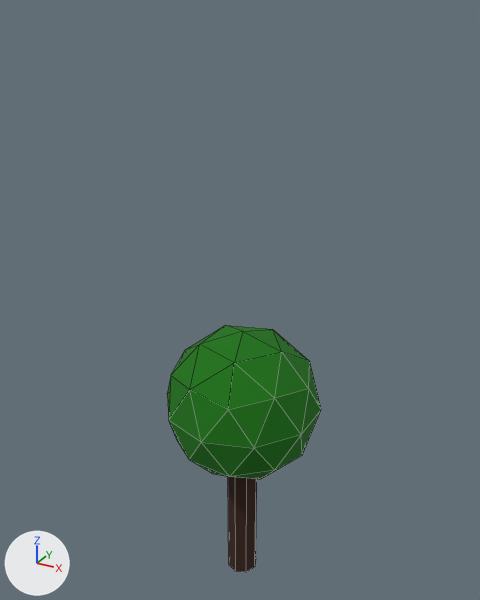
Two versions of the Blender file blender/tree.blend, one commit apart.
The view is the same before and after, from a 50 mm camera at (5.15, -9.47, 10.82) aimed at (-0.19, 0.24, 5.96). Lighting does not change. The marker at lower left points along +X, +Y and +Z. The picture after the commit comes second. Mesh edges are drawn as thin lines.
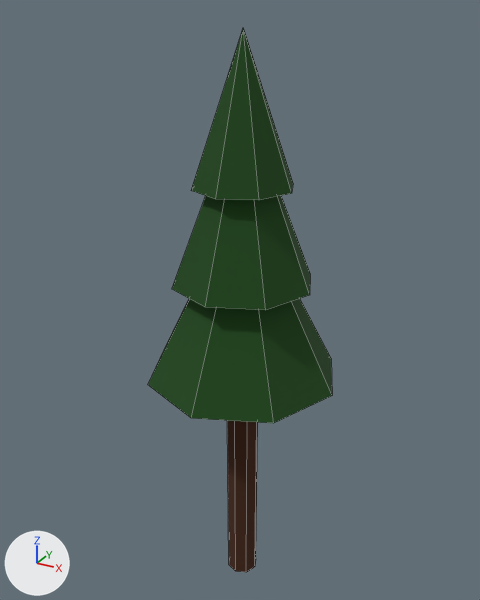
The newer file is also rescaled (x1.658), turned or shifted as a whole; pictures and numbers use the older file's frame.

Location of each change, [x1, y1, x2, y2] in pixels of the pictures (480 x 600 px):
'Icosphere', deleted (dark green)
    before: [167, 325, 321, 479]
'Cone.002', added (dark green)
    after: [148, 298, 332, 423]
'Cone.001', added (dark green)
    after: [172, 196, 310, 310]
'Cone', added (dark green)
    after: [191, 27, 293, 200]

What changed in the scene script:
```text
Change mat_material_002:
    mat_material_002.base_color: (0.00736, 0.169, 0.00298) -> (0.00977, 0.0628, 0.00666)  # dark green #15720a -> dark green #194713
Add me_cone_002:
    me_cone_002.from_pydata(...)  # an 8-sided cone pointing to +z spanning x -1.0..1.0, y -1.0..1.0, z -1.0..1.0
    me_cone_002.materials.append(mat_material_002)  # dark green #194713
Remove ob_icosphere:
    ob_icosphere = bpy.data.objects.new('Icosphere', me_icosphere)
    ob_icosphere.location = (0.0, 0.0, 4.0)
    ob_icosphere.scale = (1.48, 1.48, 1.48)
Add ob_cone_002:
    ob_cone_002 = bpy.data.objects.new('Cone.002', me_cone_002)
    ob_cone_002.location = (0.0, 0.0, 6.37)
    ob_cone_002.scale = (1.77, 1.77, 1.71)
Add ob_cone_001:
    ob_cone_001 = bpy.data.objects.new('Cone.001', me_cone_002.copy())
    ob_cone_001.location = (0.0, 0.0, 8.03)
    ob_cone_001.scale = (1.26, 1.26, 1.58)
Add ob_cone:
    ob_cone = bpy.data.objects.new('Cone', me_cone_002.copy())
    ob_cone.location = (0.0, 0.0, 9.34)
    ob_cone.scale = (0.874, 0.874, 1.21)
```
